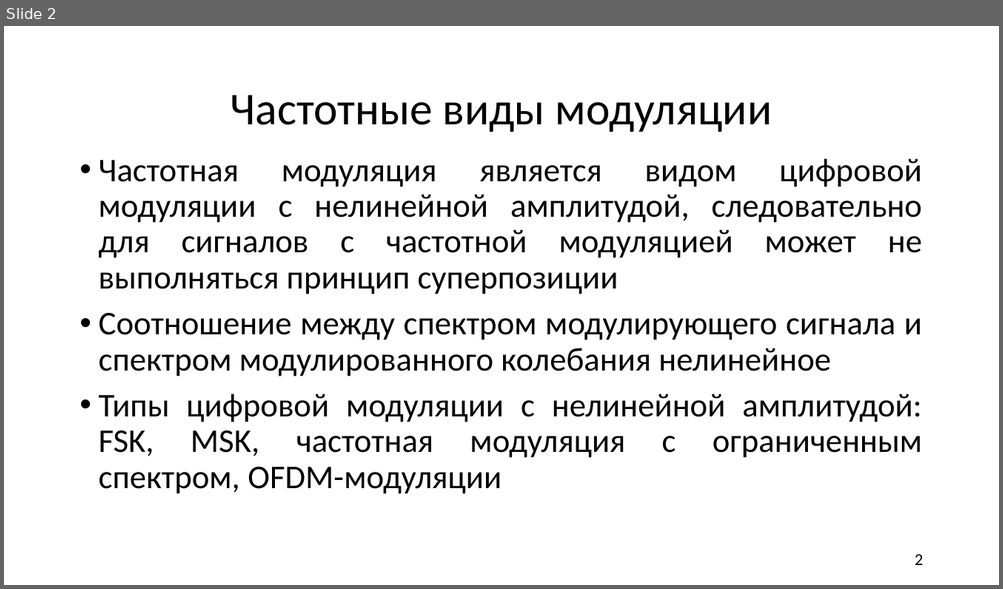
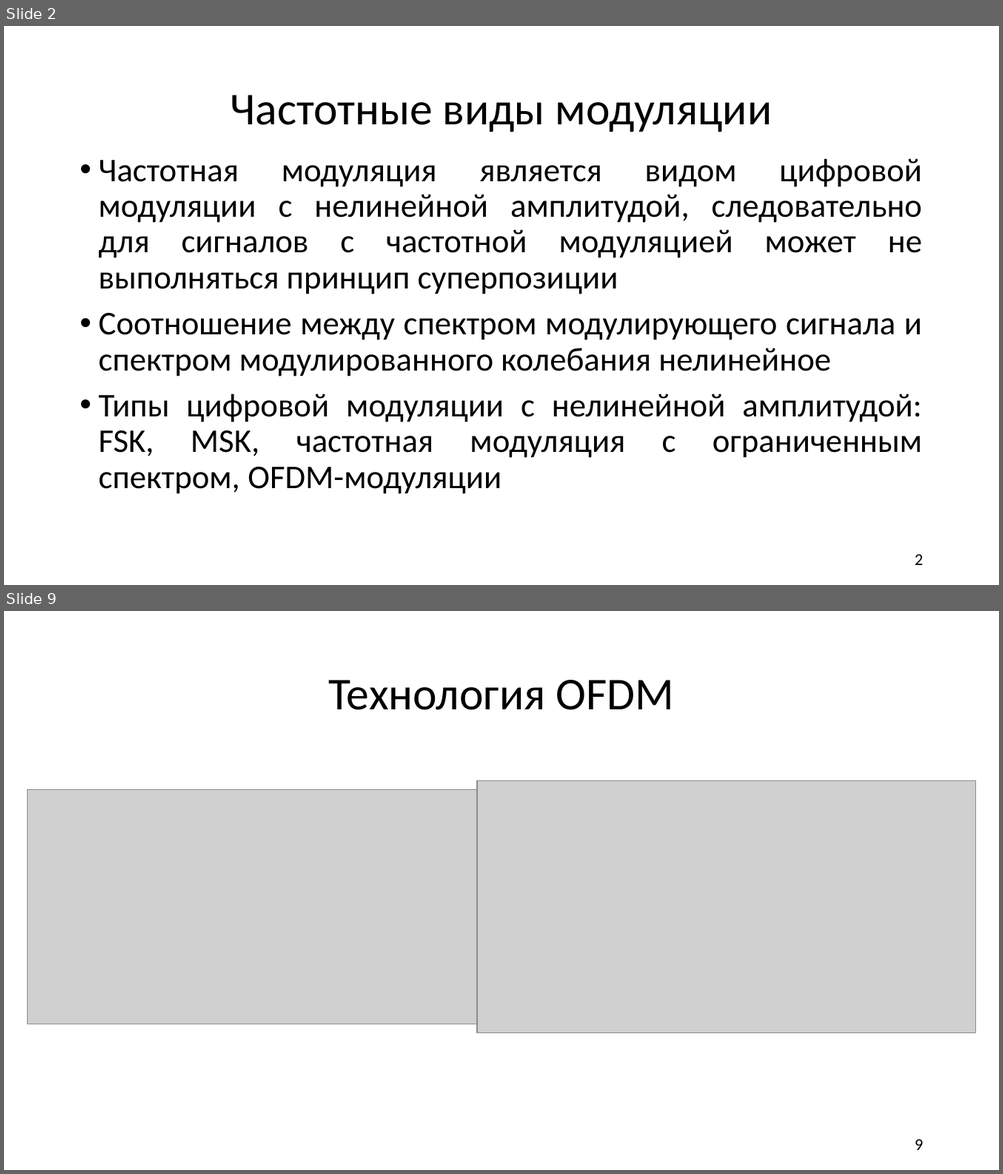
Before and after one commit to liveinscarlet/Study, a slide deck: Аверина/Нелинейная цифровая модуляция.pptx. Shown one above the other, each under a label of ours: slide 2 before the commit, slides 2 and 9 after it; the slides between them are not shown. The pictures are 1003x589 and 1003x1174 pixels, drawn with LibreOffice and Linux fonts; fonts in the diff are those of the drawing; grey boxes stand for pictures. Boxes give left, top, right and bottom in pixels: in the first picture for what was removed or moved away, otherwise in the second. Text is boxed around its words. In the diff, an @@ line names an element or a change of style, - is before the commit and + after.

```diff
--- a/Аверина/Нелинейная цифровая модуляция.pptx
+++ b/Аверина/Нелинейная цифровая модуляция.pptx
@@ slide 9 added at bbox=[4, 611, 999, 1170], background #FFFFFF @@
@@ title added at bbox=[328, 680, 674, 710], 44 pt, text #000000 @@
+Технология OFDM
@@ picture added at bbox=[477, 780, 976, 1034] @@
@@ picture added at bbox=[27, 790, 486, 1025] @@
@@ page number added at bbox=[914, 1139, 922, 1150], 16 pt, text #000000 @@
+9
```
Also in this commit, not shown: 2 slides changed, 5 other slides added.
